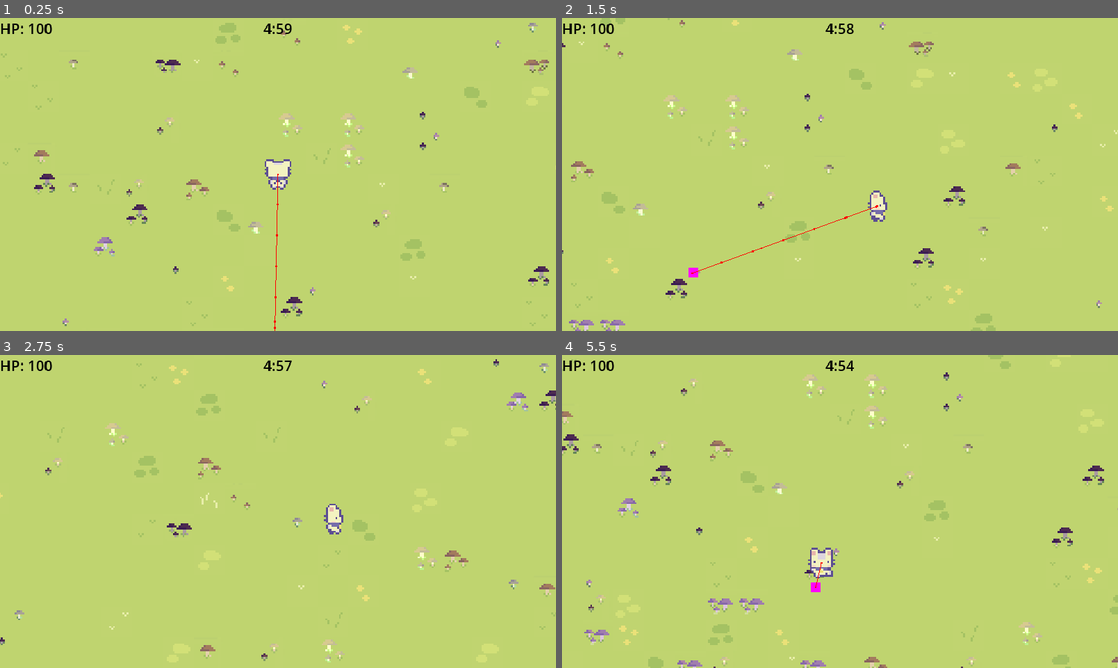
Above: before the commit, frames 1-4 (two rows, left to right).
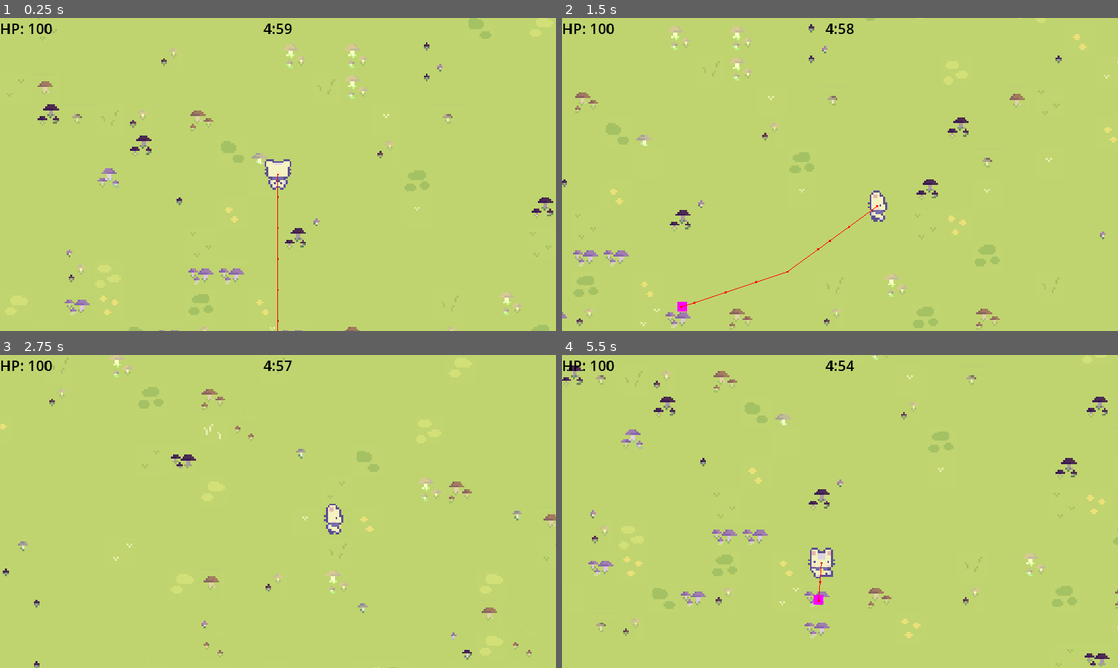
Above: after the commit, the same moments.

Repository: pick-ax-e/Mini-Jam-156-Jame-Gam-29
Game: Godot game, scene res://scenes/trent-test-scene.tscn
Same seed, same stepped clock (60 frames per second), same inputs: the game is played once before the commit and once after it. This scene is started directly instead of the project's main scene.
Inputs:
- Up to frame 1 (0.25 s): no input
- Up to frame 2 (1.5 s): tap Enter at 0.5 s; hold D (move_right) 0.53-1.28 s; hold 1 (attack1) 0.53-1.28 s; hold S (move_back) from 1.28 s (still down); tap 2 (attack2) at 1.35 s
- Up to frame 3 (2.75 s): release S (move_back) at 2.03 s; hold D (move_right) from 2.03 s (still down); hold 1 (attack1) from 2.03 s (still down)
- Up to frame 4 (5.5 s): release D (move_right) at 2.78 s; release 1 (attack1) at 2.78 s; hold W (move_forward) 2.78-3.53 s; tap 2 (attack2) at 2.85, 4.35 s; hold 1 (attack1) 3.53-4.28 s; hold A (move_left) 3.53-5.03 s; hold S (move_back) from 5.03 s (still down); hold 1 (attack1) from 5.03 s (still down)

The runs differ from the first frame. In frame 1, 5.3% of the frame differs, in the area x 0-100%, y 0-100%; in frame 2, 5.4%; in frame 3, 3.5%; in frame 4, 6.3%.

Commit message:
WIP enemy navmesh stuff and hit method on enemy

Diff:
--- a/scenes/enemy.tscn
+++ b/scenes/enemy.tscn
@@ -16,7 +16,7 @@
 type = "Basic"
 health = 10
 attack_damage = 10
-speed = 150.0
+speed = 500.0
 
 [node name="CollisionShape2D" type="CollisionShape2D" parent="."]
 shape = SubResource("CircleShape2D_rs0qx")
--- a/scenes/trent-test-scene.tscn
+++ b/scenes/trent-test-scene.tscn
@@ -13,7 +13,7 @@
 texture_filter = 1
 
 [node name="Player" parent="." instance=ExtResource("1_3hwon")]
-position = Vector2(6, -382)
+position = Vector2(-2, -239)
 
 [node name="Map" parent="." instance=ExtResource("2_jj82g")]
 
@@ -27,4 +27,6 @@
 shape = SubResource("CapsuleShape2D_sr1yj")
 
 [node name="Enemy" parent="Area2D" instance=ExtResource("3_b3slm")]
-position = Vector2(-2, 46)
+position = Vector2(-2, 200)
+health = 0.0
+attack_damage = 0.0
--- a/scripts/enemy/enemy.gd
+++ b/scripts/enemy/enemy.gd
@@ -5,8 +5,8 @@
 
 @export_category("Enemy Settings")
 @export var type: String
-@export var health: int
-@export var attack_damage: int
+@export var health: float
+@export var attack_damage: float
 @export var speed: float
 
 @onready var navigation_agent: NavigationAgent2D = $NavigationAgent2D
@@ -15,6 +15,9 @@
 var state = State.IDLE
 var is_attacking = false
 var target_position: Vector2
+
+func _ready():
+	navigation_agent.velocity_computed.connect(Callable(_on_velocity_computed))
 
 func _physics_process(delta: float):
 	if state == State.IDLE:
@@ -39,14 +42,25 @@
 
 # Handles the movement of an enemy
 func move_to_target(delta: float):
-	var target = navigation_agent.get_next_path_position()
-
 	if navigation_agent.is_navigation_finished() || is_attacking:
+		print("Test")
+		navigation_agent.set_velocity_forced(Vector2.ZERO)
+		velocity = Vector2.ZERO
+		#move_and_slide()
 		return
 
-	var direction = global_position.direction_to(target)
+	var target = navigation_agent.get_next_path_position()
+	var new_velocity = global_position.direction_to(target) * speed
 
-	move_and_collide(direction * speed * delta)
+	if navigation_agent.avoidance_enabled:
+		navigation_agent.velocity = new_velocity
+	else:
+		_on_velocity_computed(new_velocity)
+
+func _on_velocity_computed(safe_velocity: Vector2):
+	print("test")
+	velocity = safe_velocity
+	move_and_slide()
 
 func _set_movement_target():
 	pass
@@ -61,3 +75,6 @@
 # perform the attack
 func _do_attack(delta: float) -> void:
 	pass
+
+func take_damage(damage: float):
+	pass
Not shown: 1 places in scenes/player.tscn that only renumber resources
Not shown: 1 places in scenes/trent-test-scene.tscn that only renumber resources
